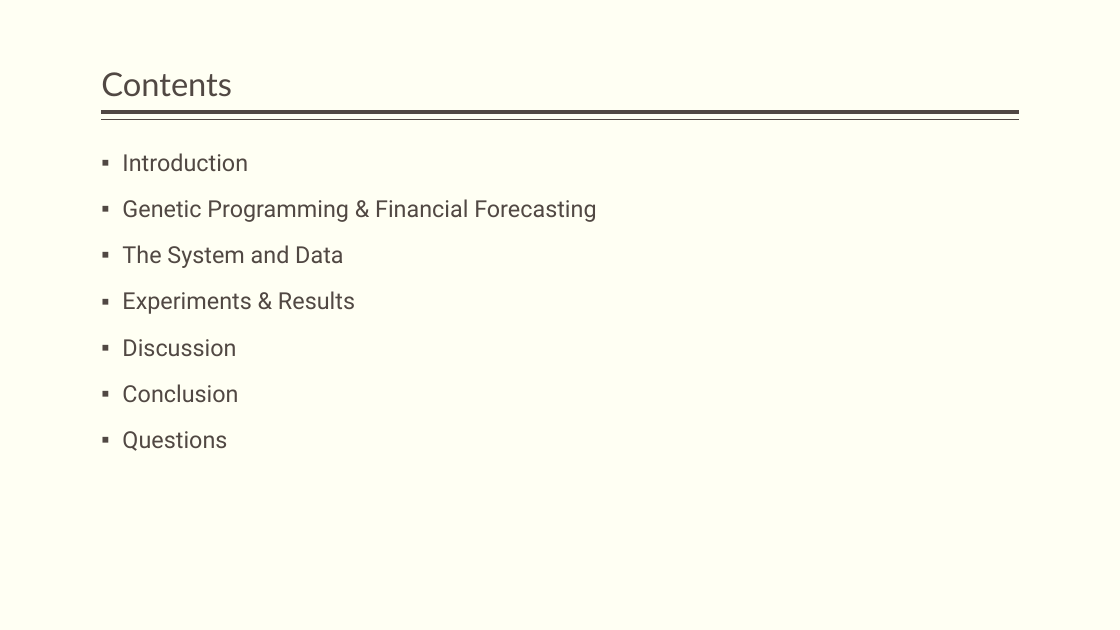
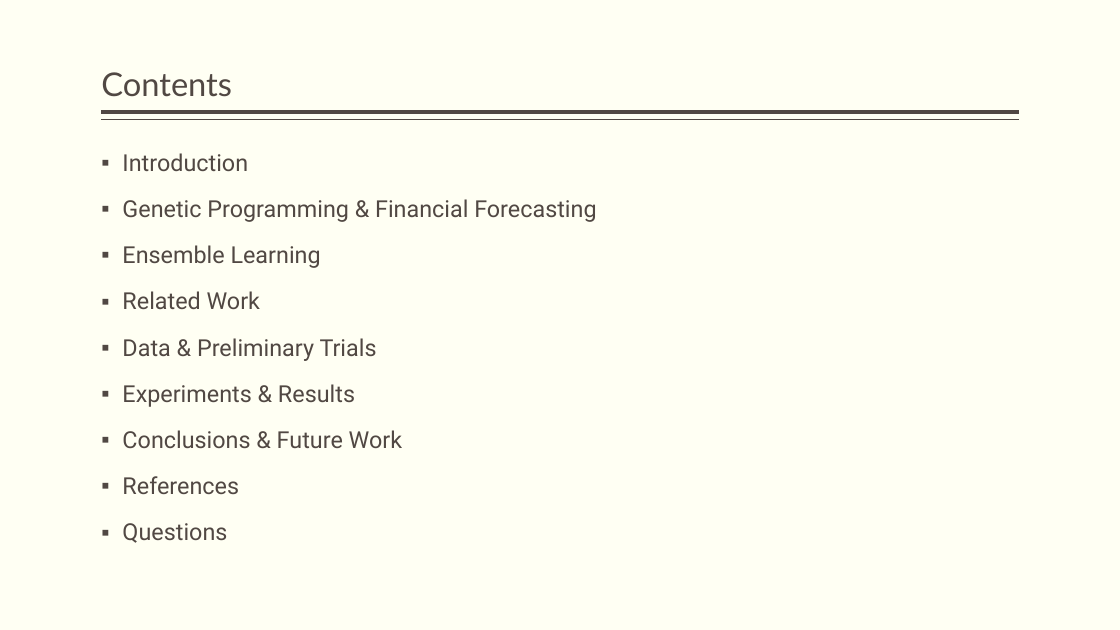
Before and after one commit to JamesEarle/GPP, a slide deck: slide 2 of GPP_Defense.pptx. Drawn at 1120x630 pixels with LibreOffice and Linux fonts; fonts in the diff are those of the drawing. Boxes give left, top, right and bottom in pixels: in the first picture for what was removed or moved away, otherwise in the second. Text is boxed around its words. In the diff, an @@ line names an element or a change of style, - is before the commit and + after.

```diff
--- a/GPP_Defense.pptx
+++ b/GPP_Defense.pptx
@@ text at (x1=122, y1=245, x2=377, y2=361): text changed @@
-▪ The System and Data
+▪ Ensemble Learning
+▪ Related Work
+▪ Data & Preliminary Trials
@@ text at (x1=122, y1=430, x2=402, y2=494): text changed @@
-▪ Discussion
-▪ Conclusion
+▪ Conclusions & Future Work
+▪ References
```
Also in this commit, not shown: 7 other slides changed, 4 slides added.
